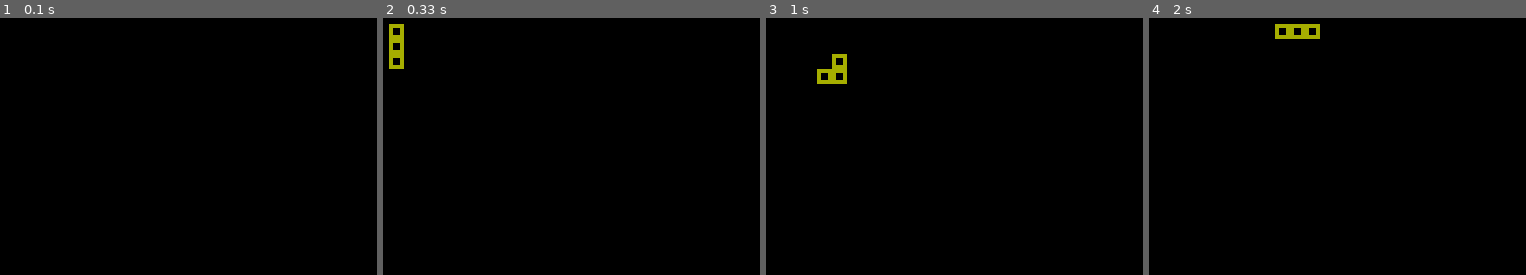
Above: before the commit, frames 1-4 (left to right).
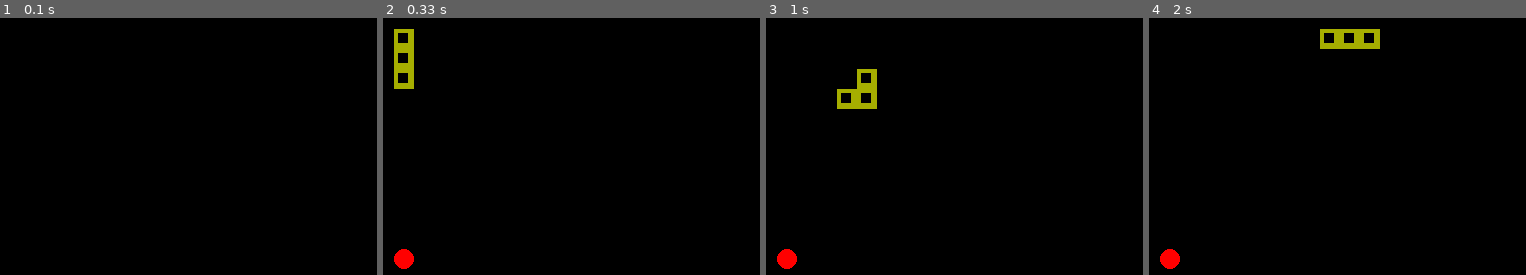
Above: after the commit, the same moments.

Repository: matkw/pygame-snake
Game: pygame game, started from main.py
Two runs of this game, one before a commit and one after it. Both use one fixed random seed, a clock stepped at 60 frames per second and the inputs below.
Inputs:
- Up to frame 1 (0.1 s): no input
- Up to frame 2 (0.33 s): no input
- Up to frame 3 (1 s): hold Right 0.33-0.8 s; hold Up from 0.83 s (still down)
- Up to frame 4 (2 s): release Up at 1.13 s; hold Right 1.17-1.63 s

Frame 1 is identical in both runs. In frame 2, 1.4% of the frame differs, in the area x 1-9%, y 2-98%; in frame 3, 1.8%, in the area x 2-30%, y 14-98%; in frame 4, 1.8%.

Commit message:
Adding updated code

Diff:
--- a/food.py
+++ b/food.py
@@ -1,6 +1,19 @@
+import pygame
+from random import randint
+
+
 class Food:
+    """
+    This is class with food parameters
+    """
+    _color = (255, 0, 0)
+    _step = 20
 
     def __init__(self):
-        pass
+        self.x = self._step * randint(0, 39) + 10
+        self.y = self._step * randint(0, 29) + 10
+
+    def draw_apple(self, window):
+        pygame.draw.circle(window, self._color, (self.x, self.y), 10, 0)
 
     # Generate food randomly on game board
--- a/game.py
+++ b/game.py
@@ -1,6 +1,7 @@
 import pygame
 from window import Window
 from snake import Snake
+from food import Food
 
 
 class Game:
@@ -9,11 +10,12 @@
     """
 
     def __init__(self):
-        self._step = 15
-        self.snake_elements_list = [Snake(375, 30), Snake(375, 15), Snake(375, 0)]
+        self._step = 20
+        self.snake_elements_list = [Snake(380, 40), Snake(380, 20), Snake(380, 0)]
         self.run = True
         self.movement_flag = 4
         self.game_window = Window()
+        self.food = Food()
 
     def check_if_key_pressed(self):
         keys = pygame.key.get_pressed()
@@ -26,10 +28,24 @@
         if keys[pygame.K_DOWN] and self.movement_flag != 3:
             self.movement_flag = 4
 
+    def eat_food(self):
+        if self.snake_elements_list[0].x == self.food.x - 10 and self.snake_elements_list[0].y == self.food.y - 10:
+            self.snake_elements_list.append(Snake(-100, -100))
+            self.food = Food()
+
+    def if_collision(self):
+        if self.snake_elements_list[0].x == self.game_window.get_width() \
+                or self.snake_elements_list[0].y == self.game_window.get_height():
+            self.movement_flag = 0
+
     def move_snake_body(self):
         for i in range(len(self.snake_elements_list) - 1, 0, -1):
             self.snake_elements_list[i].x = self.snake_elements_list[i - 1].x
             self.snake_elements_list[i].y = self.snake_elements_list[i - 1].y
+
+    def draw_snake(self):
+        for x in self.snake_elements_list:
+            x.draw_snake_element(self.game_window.get_window())
 
     def do_game(self):
         while self.run:
@@ -39,9 +55,12 @@
                     self.run = False
             # Key pressed
             self.check_if_key_pressed()
+            #Check if colliion
+            self.if_collision()
+            # Draw food
+            self.food.draw_apple(self.game_window.get_window())
             # Draw snake
-            for x in self.snake_elements_list:
-                x.draw_snake_element(self.game_window.get_window())
+            self.draw_snake()
             # Refresh game window
             pygame.display.update()
             # Clear game window
@@ -50,3 +69,5 @@
             self.move_snake_body()
             # Move snake head
             self.snake_elements_list[0].move_snake_head(self.movement_flag, self._step)
+            # Eat food
+            self.eat_food()
--- a/snake.py
+++ b/snake.py
@@ -7,8 +7,8 @@
     """
 
     def __init__(self, x=20, y=20):
-        self._width = 15
-        self._height = 15
+        self._width = 20
+        self._height = 20
         self._color = (166, 174, 0)
         self.x = x
         self.y = y
--- a/window.py
+++ b/window.py
@@ -8,7 +8,7 @@
 
     def __init__(self):
         pygame.display.set_caption("Snake")
-        self._width = 810
+        self._width = 800
         self._height = 600
         self._background = (0, 0, 0)
         self._window = pygame.display.set_mode((800, 600))
